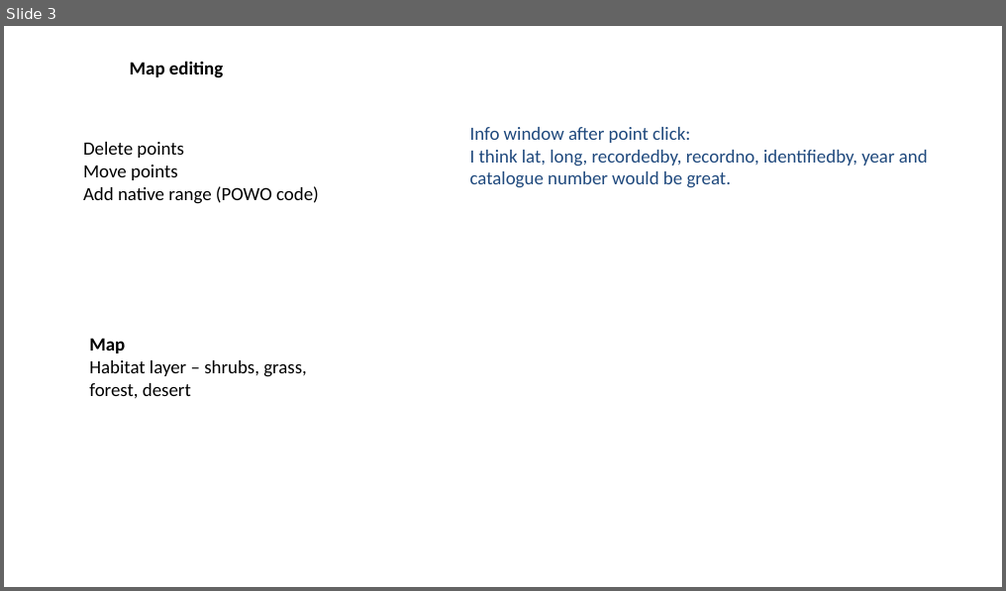
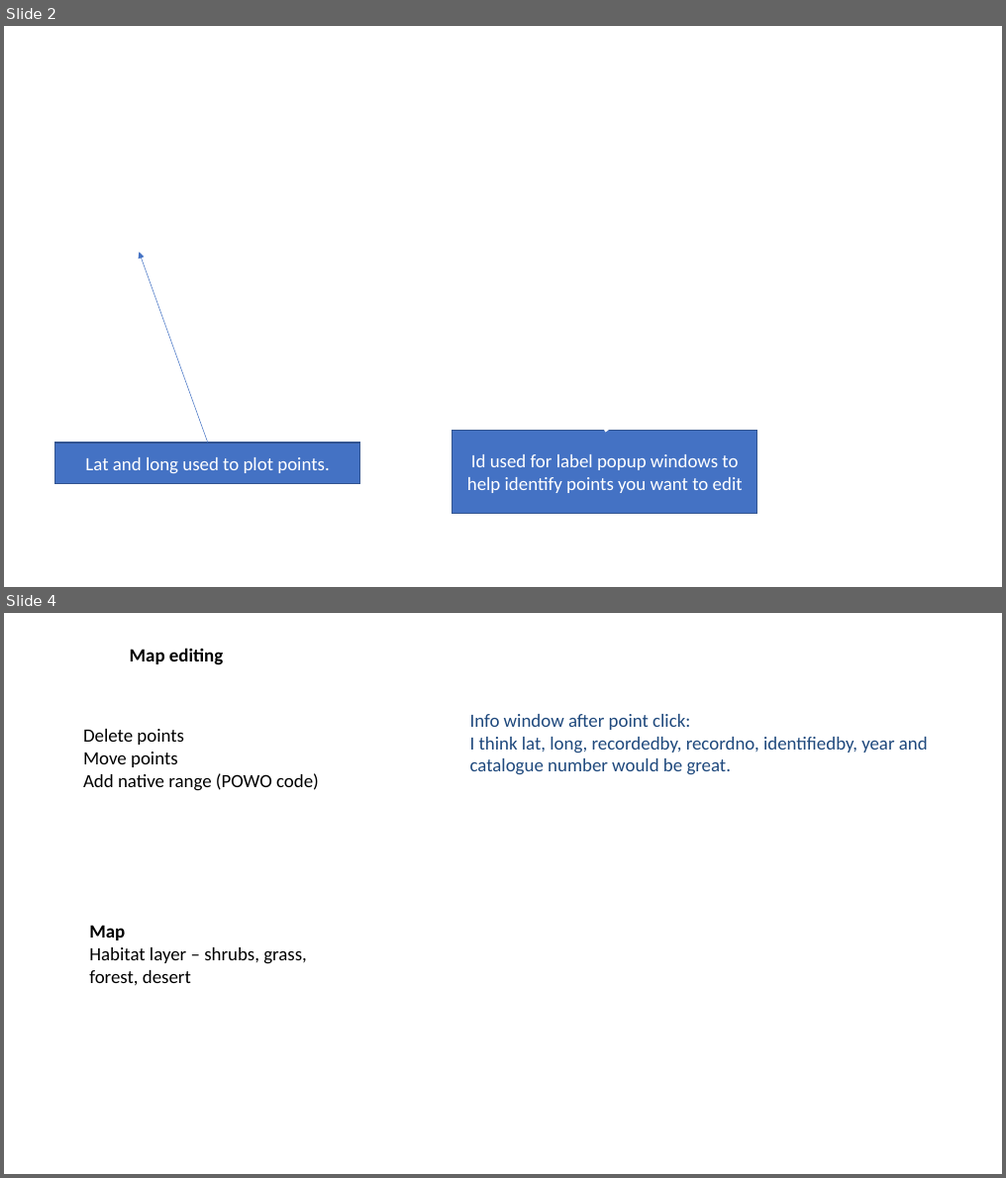
Before and after one commit to stevenpbachman/shinygeocat, a slide deck: docs/use_cases.pptx. Shown one above the other, each under a label of ours: slide 3 before the commit, slides 2 and 4 after it; the slides between them are not shown. The pictures are 1006x591 and 1006x1178 pixels, drawn with LibreOffice and Linux fonts; fonts in the diff are those of the drawing; background and template pictures are left out. Boxes give left, top, right and bottom in pixels: in the first picture for what was removed or moved away, otherwise in the second. Text is boxed around its words. In the diff, an @@ line names an element or a change of style, - is before the commit and + after.

```diff
--- a/docs/use_cases.pptx
+++ b/docs/use_cases.pptx
@@ slide 2 added at (x1=4, y1=26, x2=1002, y2=587), background picture (left out) @@
@@ arrow added from (208, 443) to (139, 252), #4472C4 0.5 pt @@
@@ arrow added from (605, 431) to (503, 348), #FFFFFF 2.25 pt @@
@@ arrow added from (605, 432) to (712, 358), #FFFFFF 2.25 pt @@
@@ rectangle added at (x1=452, y1=431, x2=757, y2=513), fill #4472C4, outline #325491 1 pt, 18 pt, text #FFFFFF @@
+Id used for label popup windows to help identify points you want to edit
@@ rectangle added at (x1=55, y1=443, x2=360, y2=484), fill #4472C4, outline #325491 1 pt, 18 pt, text #FFFFFF @@
+Lat and long used to plot points.
@@ what was slide 3 is now slide 4 @@
```
Also in this commit, not shown: 1 slide changed, 1 other slide added, 1 slide removed, 3 other files.
